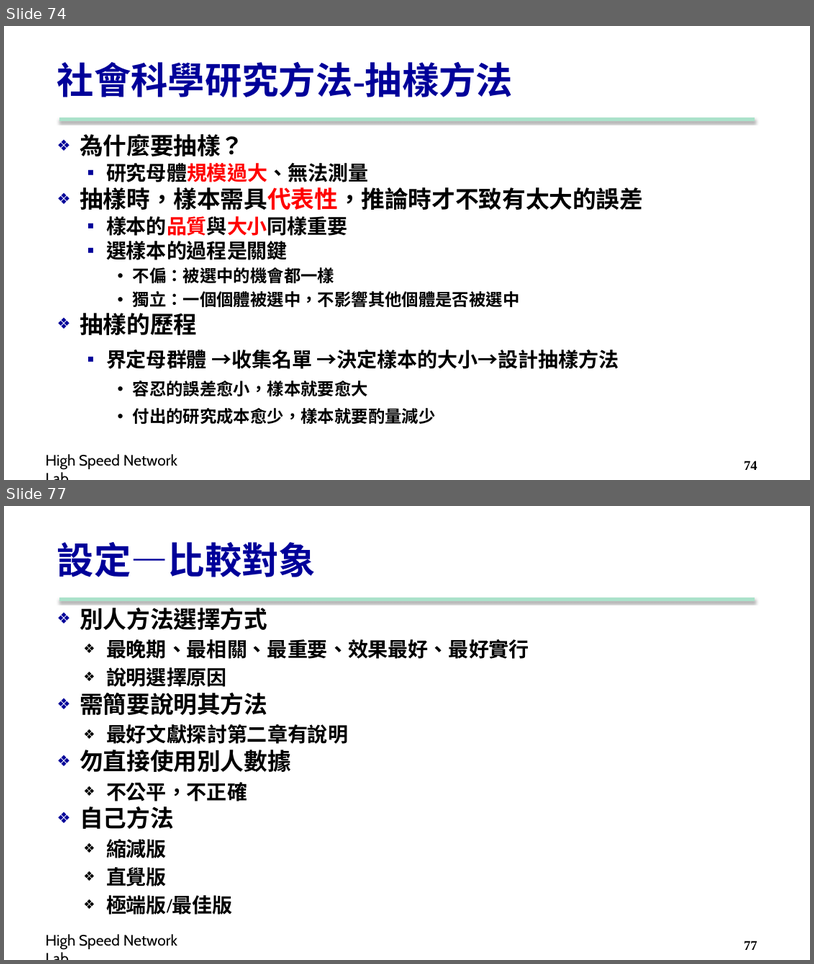
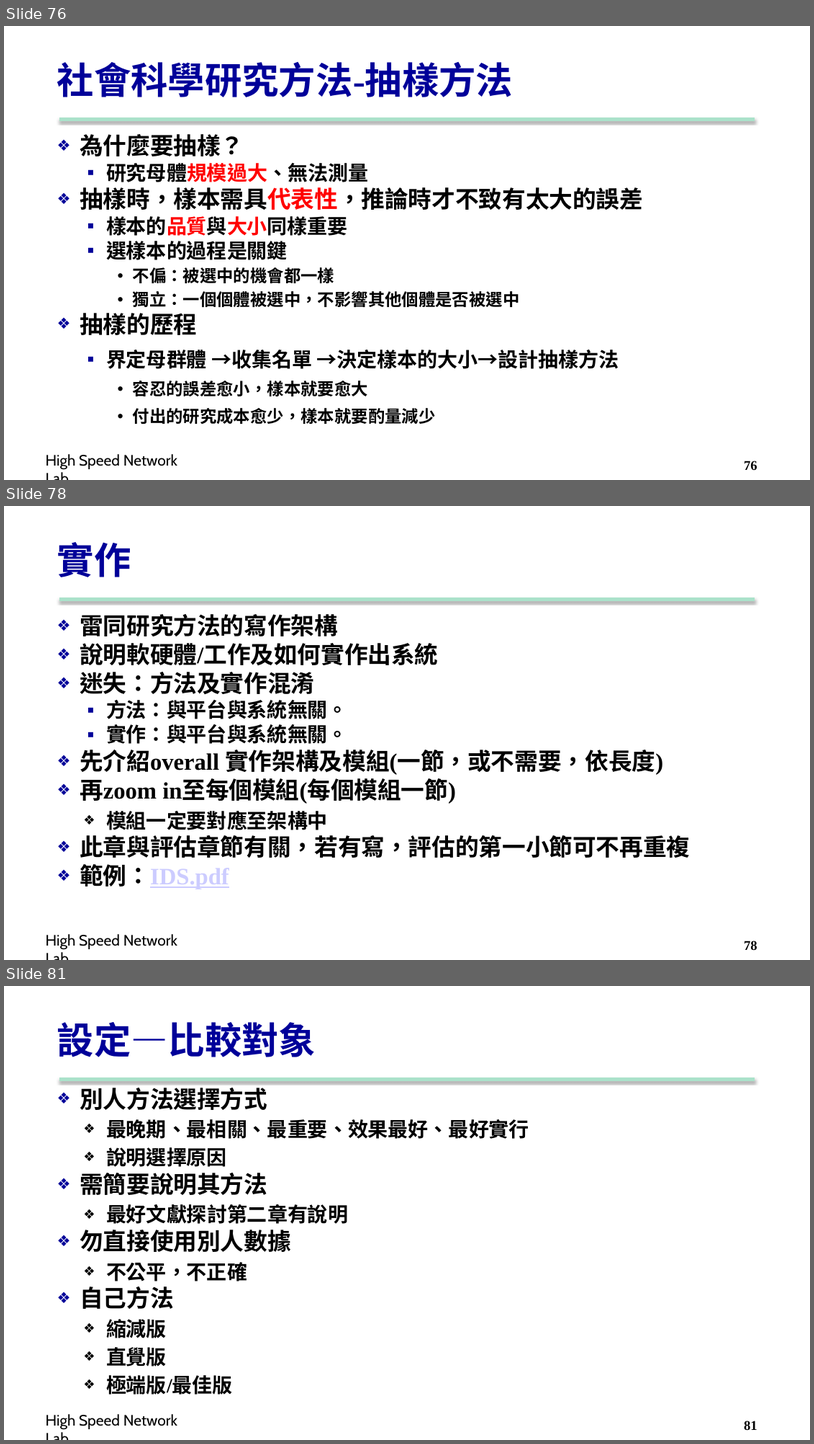
Before and after one commit to carina419/NTUST, a slide deck: MI5014701 科技研究與論文寫作 Technology Research and Thesis Writing/2. Structure.pptx. Shown one above the other, each under a label of ours: slides 74 and 77 before the commit, slides 76, 78 and 81 after it; the slides between them are not shown. The pictures are 814x964 and 814x1444 pixels, drawn with LibreOffice and Linux fonts; fonts in the diff are those of the drawing; background and template pictures are left out. Boxes give left, top, right and bottom in pixels: in the first picture for what was removed or moved away, otherwise in the second. Text is boxed around its words. In the diff, an @@ line names an element or a change of style, - is before the commit and + after.

```diff
--- a/MI5014701 科技研究與論文寫作 Technology Research and Thesis Writing/2. Structure.pptx
+++ b/MI5014701 科技研究與論文寫作 Technology Research and Thesis Writing/2. Structure.pptx
@@ slide 78 added at (4,506,810,960), background #FFFFFF; not listed: 2 template elements that a slide beside it also shows @@
@@ title added at (57,542,131,577), 44 pt, text #000099, bold @@
+實作
@@ text added at (80,614,690,889), 28 pt, text #000000, bold @@
+❖ 雷同研究方法的寫作架構
+❖ 說明軟硬體/工作及如何實作出系統
+❖ 迷失：方法及實作混淆
+  ▪ 方法：與平台與系統無關。
+  ▪ 實作：與平台與系統無關。
+❖ 先介紹overall 實作架構及模組(一節，或不需要，依長度)
+  ❖ 再zoom in至每個模組(每個模組一節)
+    ❖ 模組一定要對應至架構中
+  ❖ 此章與評估章節有關，若有寫，評估的第一小節可不再重複
+❖ 範例：IDS.pdf
@@ page number added at (744,940,758,950), 16 pt, text #000000, bold @@
+78
@@ what was slide 74 is now slide 76 @@
@@ page number at (744,460,758,470): text changed @@
-74
+76
@@ what was slide 77 is now slide 81 @@
@@ page number at (744,1420,758,1430): text changed @@
-77
+81
```
Also in this commit, not shown: 21 slides changed, 3 other slides added, 2 other files.
